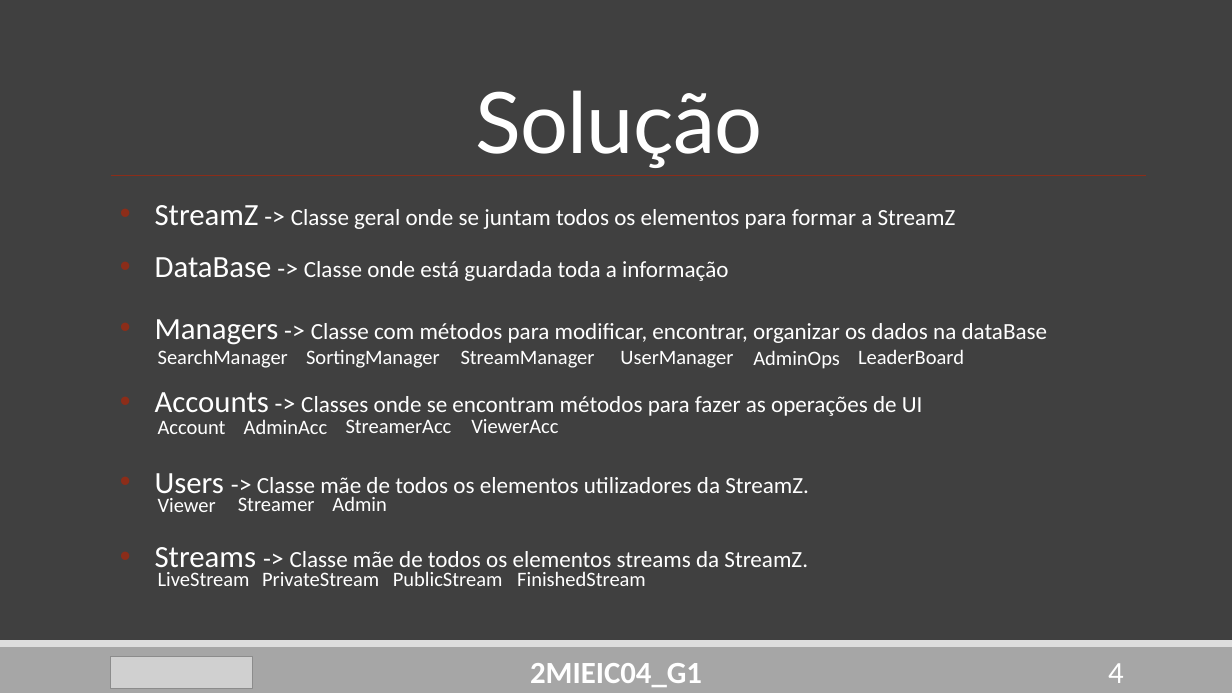
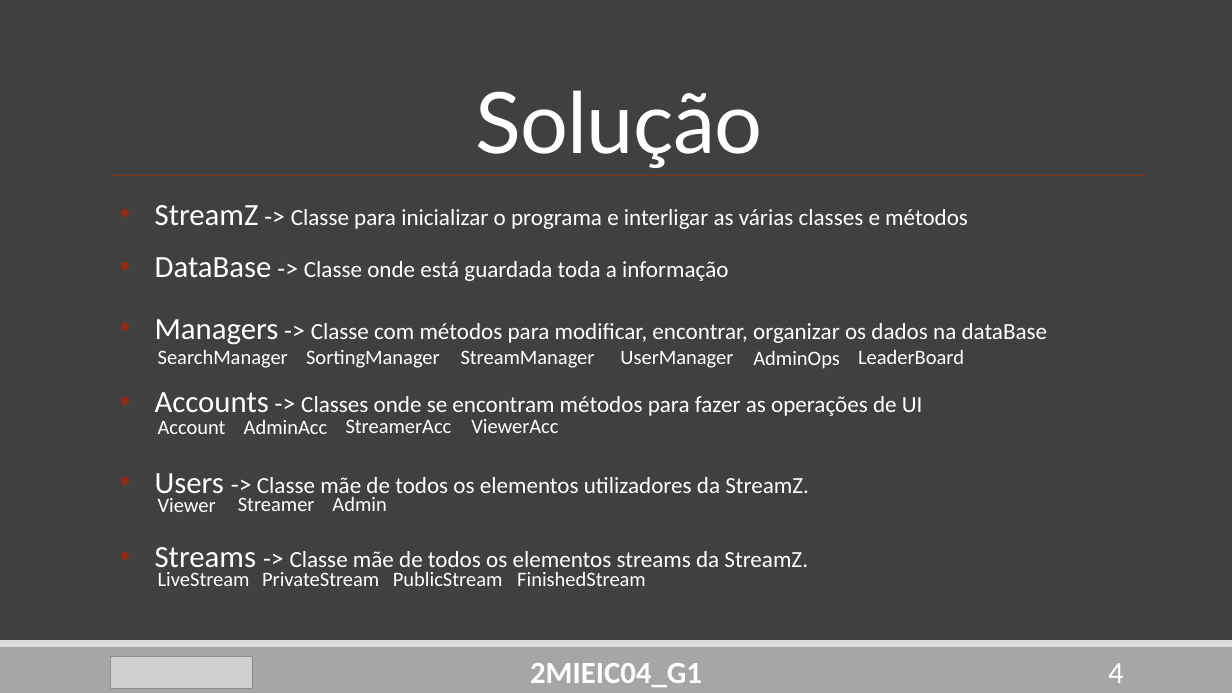
Before and after one commit to DoStini/FEUP-AEDA-proj, a slide deck: slide 4 of StreamZ_Apresentation4.pptx. Drawn at 1232x693 pixels with LibreOffice and Linux fonts; fonts in the diff are those of the drawing; grey boxes stand for pictures. Boxes give left, top, right and bottom in pixels: in the first picture for what was removed or moved away, otherwise in the second. Text is boxed around its words. In the diff, an @@ line names an element or a change of style, - is before the commit and + after.

Commit message:
pp done

```diff
--- a/StreamZ_Apresentation4.pptx
+++ b/StreamZ_Apresentation4.pptx
@@ text at bbox=[155, 205, 968, 229]: text changed @@
-• StreamZ -> Classe geral onde se juntam todos os elementos para formar a StreamZ
+• StreamZ -> Classe para inicializar o programa e interligar as várias classes e métodos
```
